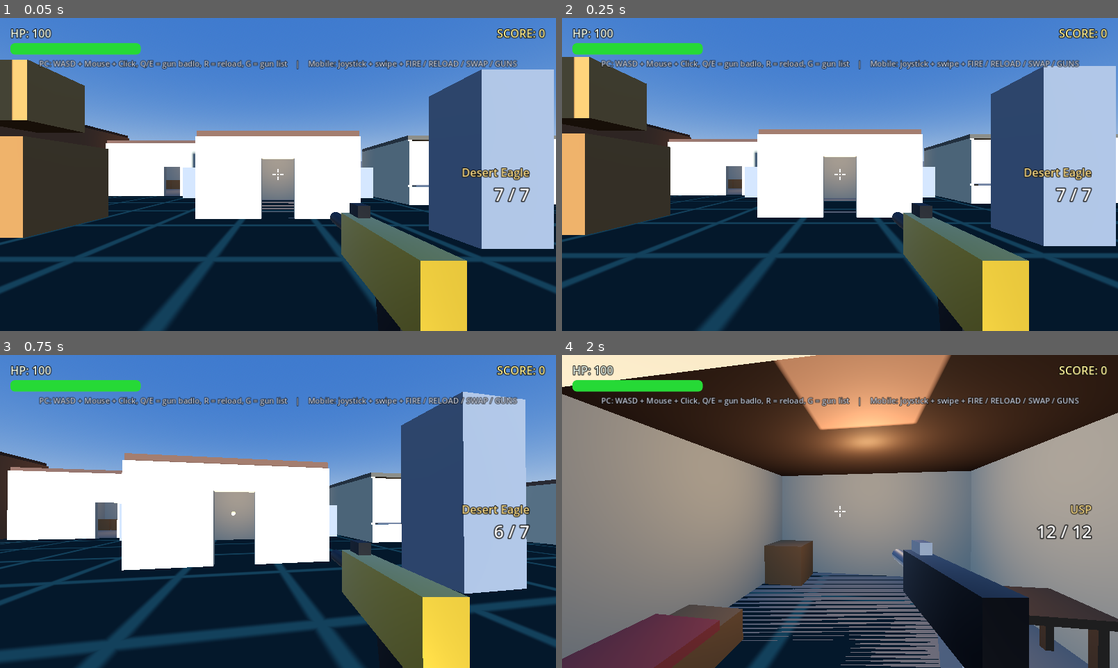
Above: before the commit, frames 1-4 (two rows, left to right).
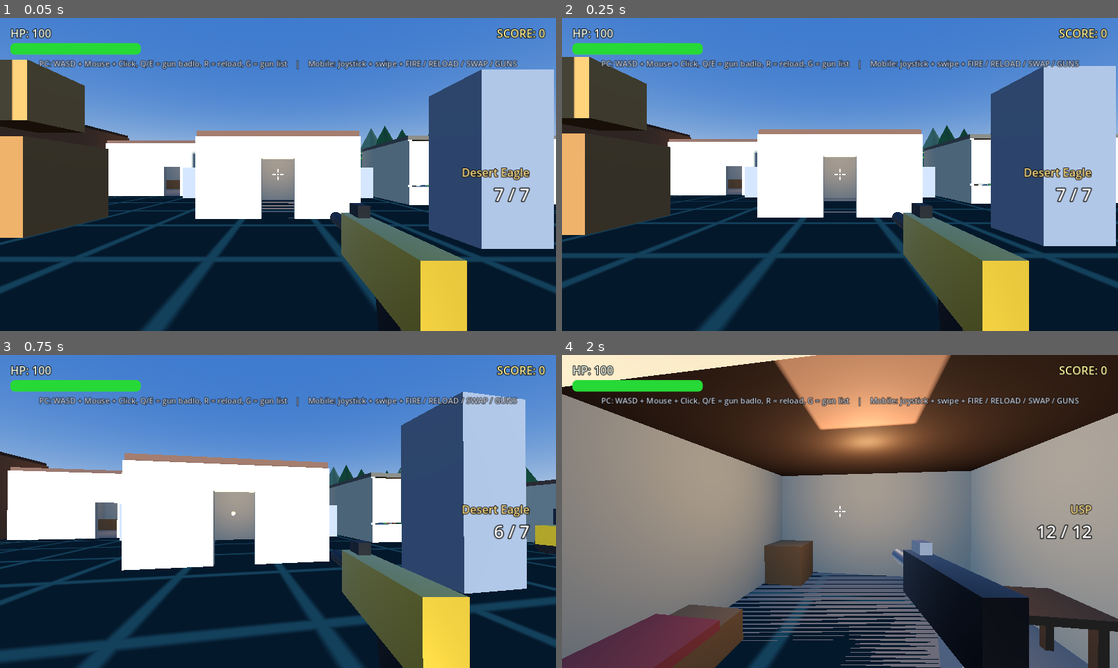
Above: after the commit, the same moments.

Repository: lk0024709-ux/Godot-fps-game-like-free-fire
Game: Godot game, scene res://scenes/main.tscn
Two runs of this game, one before a commit and one after it. Both use one fixed random seed, a clock stepped at 60 frames per second and the inputs below.
Inputs (mouse positions are in pixels of both pictures, inside the frame that each line leads up to):
- Up to frame 1 (0.05 s): no input
- Up to frame 2 (0.25 s): no input
- Up to frame 3 (0.75 s): tap Enter at 0.5 s; move the mouse to (305, 511) at 0.52 s; press the mouse at (305, 511) at 0.53 s; hold W (move_forward) from 0.53 s (still down)
- Up to frame 4 (2 s): keep holding W (move_forward); tap Space (jump) at 0.77, 1.52 s; move the mouse to (812, 511) at 1.27 s; release the mouse at (812, 511) at 1.28 s; tap E (next_weapon) at 1.35 s

The runs differ from the first frame. In frame 1, 0.2% of the frame differs, in the area x 64-78%, y 34-54%; in frame 2, 0.2%; in frame 3, 0.5%, in the area x 59-100%, y 35-64%; in frame 4, nothing differs.

Commit message:
Fix character get_name collision + denser nature + reliable vehicle spots
Co-authored-by: arena-agent <297053741+arena-agent@users.noreply.github.com>

Diff:
--- a/scripts/character_data.gd
+++ b/scripts/character_data.gd
@@ -65,7 +65,10 @@
 	return list[absi(index) % list.size()]
 
 
-static func get_name(index: int) -> String:
+## NOTE: naam `display_name` hai, `get_name` nahi — GDScript (Script resource) ka apna
+## `get_name()` 0 arguments leta hai, isliye purana call runtime pe "Invalid call ...
+## Expected 0 arguments" deta tha (CI ke map smoke test ne pakda).
+static func display_name(index: int) -> String:
 	return String(get_character(index).get("name", "Player"))
 
 
--- a/scripts/main.gd
+++ b/scripts/main.gd
@@ -50,7 +50,7 @@
 ## 40 se zyada grass/plant ho to MultiMeshInstance3D use hota hai (ek draw call)
 @export var multimesh_threshold: int = 40
 ## Patti: props deewar ke kitne paas lage (1.0 = deewar tak, 0.7 = thoda andar tak)
-@export var props_band_factor: float = 0.80
+@export var props_band_factor: float = 0.62
 
 @export_group("Buildings")
 @export var buildings_enabled: bool = true       ## enterable buildings banao?
@@ -308,6 +308,7 @@
 				"pos": spot["pos"],
 				"half": half,
 				"radius": Vector2(half.x, half.y).length(),
+				"max_half": maxf(half.x, half.y),
 			})
 			kinds[kind] = int(kinds.get(kind, 0)) + 1
 			count += 1
@@ -467,16 +468,24 @@
 		var assignments := _distribute(wanted, weight_key, green_only)
 
 		# pehle saari jagah chuno (taaki MultiMesh ek saath bana sake)
+		# Building ke paas jagah na mile to DOBARA try karo (sirf drop na karo) —
+		# warna 14 buildings poora ring kha jati hain aur ped/ghaas kam reh jate hain.
 		var placements: Array = []
 		var counter := 0
 		for zone_name in assignments:
 			var zone_count: int = int(assignments[zone_name])
 			var zone: Dictionary = ZONES[zone_name]
 			for i in zone_count:
-				var pos: Vector3 = _pick_prop_position(zone, inner_radius, rng)
+				var pos := Vector3.ZERO
+				var found := false
+				for attempt in 20:
+					pos = _pick_prop_position(zone, inner_radius, rng)
+					if _prop_spot_free(pos):
+						found = true
+						break
+				if not found:
+					continue                    # 20 koshish ke baad bhi jagah nahi
 				var scale_f: float = rng.randf_range(min_scale, max_scale) * arena_scale
-				if not _prop_spot_free(pos):
-					continue                    # building ke andar/paas ped nahi
 				placements.append({
 					"pos": pos,
 					"scale": scale_f,
@@ -524,8 +533,9 @@
 		# deewar ke andar hi raho (chhote maidan me bhi safe)
 		pos.x = clampf(pos.x, -half + 1.0, half - 1.0)
 		pos.z = clampf(pos.z, -half + 1.0, half - 1.0)
-		# beech ka maidan khula rakho (spawn ring se bahar)
-		if Vector2(pos.x, pos.z).length() < arena_size * 0.40:
+		# beech ka maidan khula rakho (spawn ring 0.40 pe hai, props uske thoda andar
+		# se shuru ho sakte hain — buildings ki wajah se ring tang hai)
+		if Vector2(pos.x, pos.z).length() < arena_size * 0.33:
 			continue
 		return pos
 	# 12 koshish me na mila to ring pe hi rakh do
@@ -684,30 +694,50 @@
 
 ## Gaadi ke liye jagah: apni zone ke ring pe, buildings aur doosri gaadiyon se door.
 ## Extra (random) gaadi ke liye koi bhi zone chalega.
+##
+## Buildings ring ka bada hissa le lete hain, isliye 60 koshish + "sabse khali jagah"
+## wala best-effort: 7 me se ek bhi gaadi drop nahi hoti.
 func _find_vehicle_spot(zone_name: String, rng: RandomNumberGenerator) -> Dictionary:
 	var zone: Dictionary = ZONES.get(zone_name, {})
 	if zone.is_empty():
 		var names := ZONES.keys()
 		zone = ZONES[names[rng.randi() % names.size()]]
 	var base_angle := deg_to_rad(float(zone.get("angle", 0.0)))
-	for attempt in 24:
-		var angle := base_angle + rng.randf_range(-0.5, 0.5)
-		var radius := arena_size * rng.randf_range(0.26, 0.38)
+	var limit: float = arena_size * 0.5 - 3.0
+
+	var best := {}
+	var best_gap := -1e9
+	for attempt in 60:
+		var angle := base_angle + rng.randf_range(-0.9, 0.9)
+		var radius := arena_size * rng.randf_range(0.24, 0.46)
 		var pos := Vector3(cos(angle) * radius, 0.0, sin(angle) * radius)
-		if _vehicle_spot_free(pos):
+		if absf(pos.x) > limit or absf(pos.z) > limit:
+			continue                              # boundary deewar se door
+		var gap := _building_gap(pos)
+		if gap > 2.2 and _vehicle_spot_free(pos):
 			return {"pos": pos, "yaw": atan2(-pos.x, -pos.z) + rng.randf_range(-0.4, 0.4)}
-	return {}
-
-
-## Ye jagah gaadi ke liye khali hai? (building se 2.4 m, doosri gaadi se 3.2 m door)
+		if gap > best_gap:
+			best_gap = gap
+			best = {"pos": pos, "yaw": atan2(-pos.x, -pos.z) + rng.randf_range(-0.4, 0.4)}
+	# koi bhi jagah 2.2 m se door nahi mili -> jo sabse khali thi wahi le lo
+	return best
+
+
+## Pos se nazdeeki building ki deewar tak ka gap (metres). Bada = zyada khali.
+func _building_gap(pos: Vector3) -> float:
+	var gap := 1e9
+	for spot in _building_spots:
+		var center: Vector3 = spot["pos"]
+		var d := Vector2(pos.x - center.x, pos.z - center.z).length()
+		gap = minf(gap, d - float(spot.get("max_half", spot["radius"])))
+	return gap
+
+
+## Doosri gaadi se door hai? (4.5 m — gaadi 4.4 m lambi hai)
 func _vehicle_spot_free(pos: Vector3) -> bool:
-	for spot in _building_spots:
-		var bcenter: Vector3 = spot["pos"]
-		if Vector2(pos.x - bcenter.x, pos.z - bcenter.z).length() < float(spot["radius"]) + 2.4:
-			return false
 	for spot in _vehicle_spots:
 		var vcenter: Vector3 = spot["pos"]
-		if Vector2(pos.x - vcenter.x, pos.z - vcenter.z).length() < 3.2:
+		if Vector2(pos.x - vcenter.x, pos.z - vcenter.z).length() < 4.5:
 			return false
 	return true
 
--- a/scripts/player.gd
+++ b/scripts/player.gd
@@ -116,7 +116,7 @@
 	add_child(model)
 
 	if name_tag:
-		_add_name_tag(model, CHARACTERS.get_name(character_index))
+		_add_name_tag(model, CHARACTERS.display_name(character_index))
 
 	# ---- FPS invisibility (spec) ----
 	# Body + naam ka tag render layer 2 pe bhejo, aur apne camera ka cull_mask se
--- a/scripts/selftest.gd
+++ b/scripts/selftest.gd
@@ -195,7 +195,7 @@
 	for i in CHARACTERS.count():
 		var model_name := CHARACTERS.get_model(i)
 		if Loader.find_path(model_name, "characters").is_empty():
-			char_missing.append("%s->%s" % [CHARACTERS.get_name(i), model_name])
+			char_missing.append("%s->%s" % [CHARACTERS.display_name(i), model_name])
 	if any_downloaded and Loader.has_models("characters"):
 		_check(char_missing.is_empty(), "10 characters ke models mile (missing: %s)" % str(char_missing))
 
